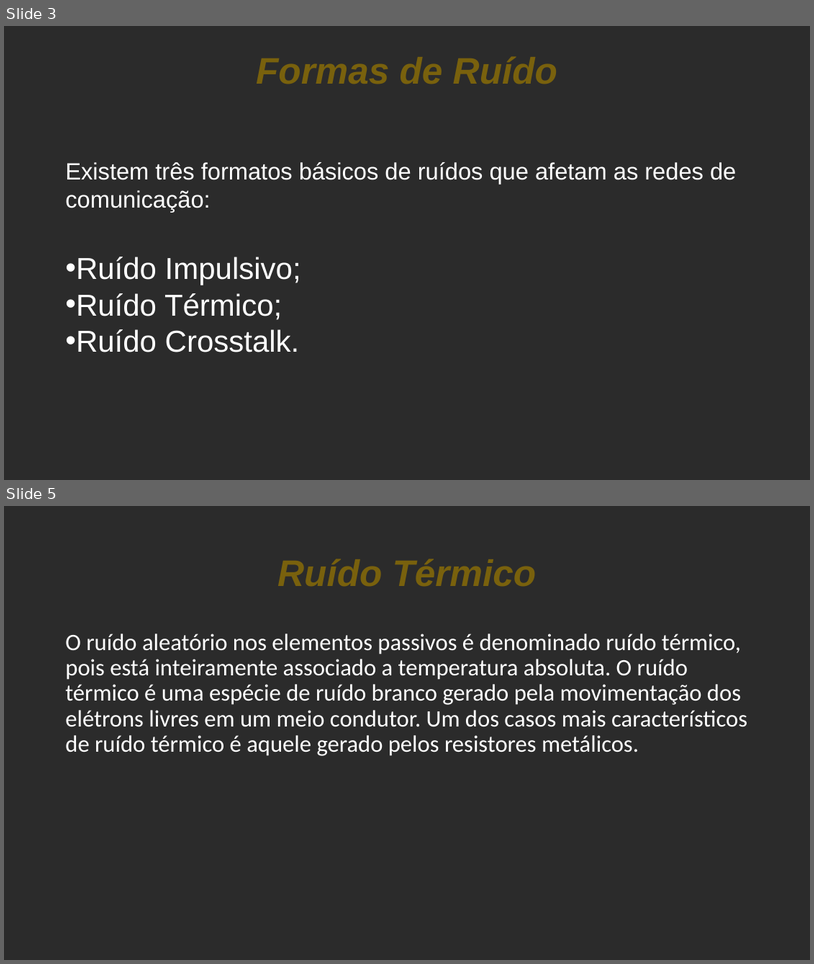
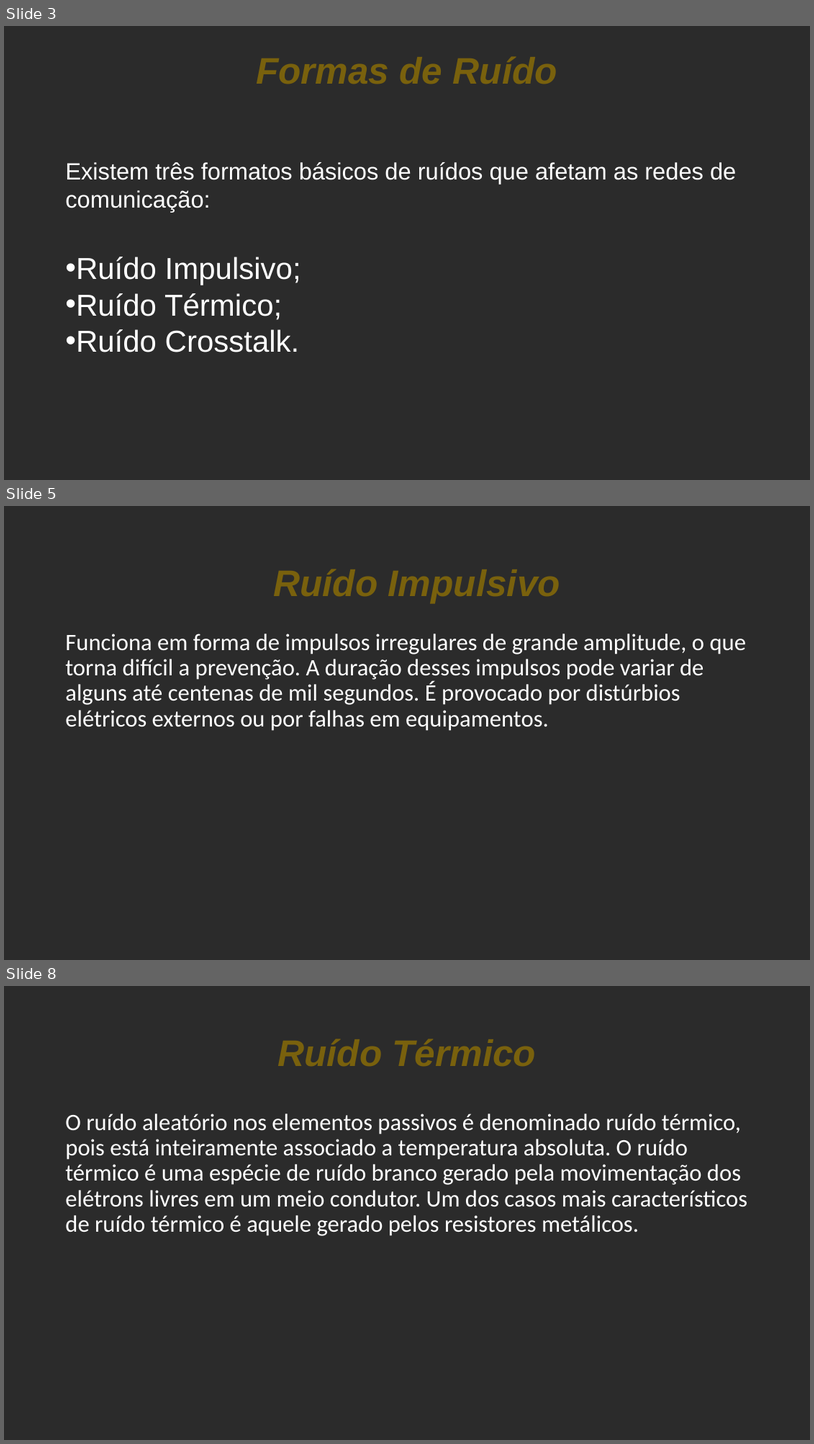
Before and after one commit to diegortx/redes1, a slide deck: Tipos de Ruídos.pptx. Shown one above the other, each under a label of ours: slides 3 and 5 before the commit, slides 3, 5 and 8 after it; the slides between them are not shown. The pictures are 814x964 and 814x1444 pixels, drawn with LibreOffice and Linux fonts; fonts in the diff are those of the drawing; background and template pictures are left out; a plain dark background stands for a picture behind light text. Boxes give left, top, right and bottom in pixels: in the first picture for what was removed or moved away, otherwise in the second. Text is boxed around its words. In the diff, an @@ line names an element or a change of style, - is before the commit and + after.

```diff
--- a/Tipos de Ruídos.pptx
+++ b/Tipos de Ruídos.pptx
@@ slide 5 added at bbox=[4, 506, 810, 960], background picture (left out) @@
@@ text added at bbox=[273, 569, 561, 603], 44 pt, text #79610D, bold, italic @@
+Ruído Impulsivo
@@ text added at bbox=[65, 633, 747, 731], 28 pt, text #FFFFFF @@
+Funciona em forma de impulsos irregulares de grande amplitude, o que torna difícil a prevenção. A duração desses impulsos pode variar de alguns até centenas de mil segundos. É provocado por distúrbios elétricos externos ou por falhas em equipamentos.
@@ what was slide 5 is now slide 8 @@
```
Also in this commit, not shown: 2 slides changed, 2 other slides added.
